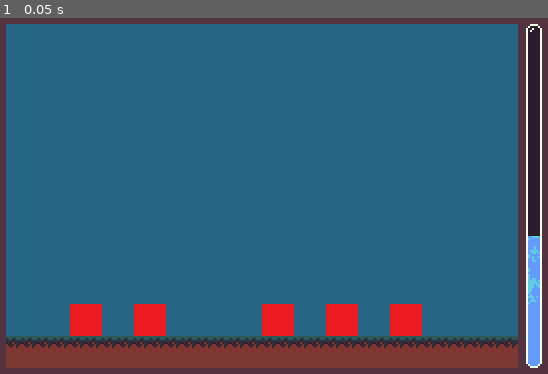
Above: before the commit, frame 1.
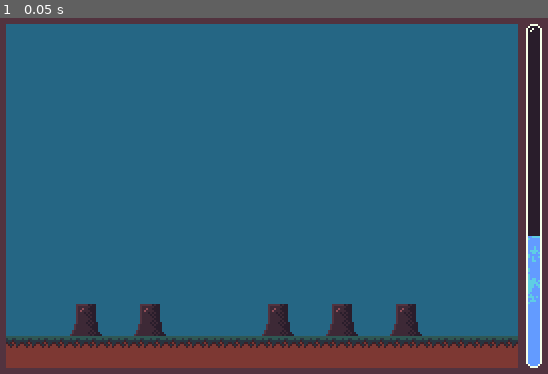
Above: after the commit, the same moment.

Repository: ayoreis/beneath-the-surface
Game: Godot game, scene res://ui.tscn
Two runs of this game, one before a commit and one after it. Both use one fixed random seed, a clock stepped at 60 frames per second and the inputs below.
Inputs:
- Up to frame 1 (0.05 s): no input

The runs differ from the first frame. In frame 1, 2.6% of the frame differs, in the area x 12-78%, y 80-90%.

Commit message:
trunk are not red

Diff:
--- a/main.tscn
+++ b/main.tscn
@@ -1,10 +1,11 @@
 [gd_scene format=4 uid="uid://c8yemmx6efk5x"]
 
-[ext_resource type="Script" uid="uid://bln5qskniio58" path="res://scene.gd" id="1_1bvp3"]
+[ext_resource type="Script" path="res://scene.gd" id="1_1bvp3"]
 [ext_resource type="Script" uid="uid://d4mepl6f4c8wh" path="res://camscroll.gd" id="1_ig7tw"]
-[ext_resource type="Script" uid="uid://p3d642dq8d8f" path="res://timemap.gd" id="2_0xm2m"]
+[ext_resource type="Script" path="res://timemap.gd" id="2_0xm2m"]
 [ext_resource type="Texture2D" uid="uid://igkx4gvepd13" path="res://pixil-frame-0(4).png" id="3_1bvp3"]
 [ext_resource type="Texture2D" uid="uid://biw1eqicrc7xp" path="res://terain.png" id="3_lquwl"]
+[ext_resource type="Texture2D" uid="uid://diypd4hvj0rty" path="res://resources/stump.png" id="4_kek77"]
 [ext_resource type="Texture2D" uid="uid://d3seqr2heepbg" path="res://pixil-frame-0(3).png" id="5_7mycd"]
 [ext_resource type="Script" uid="uid://bw6mcurm76s2x" path="res://trees.gd" id="6_272bh"]
 [ext_resource type="Texture2D" uid="uid://ddbtw2fyh61am" path="res://hub.png" id="8_5vw27"]
@@ -13,8 +14,13 @@
 texture = ExtResource("5_7mycd")
 0:0/0 = 0
 
+[sub_resource type="TileSetAtlasSource" id="TileSetAtlasSource_4c57u"]
+texture = ExtResource("4_kek77")
+0:0/0 = 0
+
 [sub_resource type="TileSet" id="TileSet_5vw27"]
 sources/0 = SubResource("TileSetAtlasSource_272bh")
+sources/1 = SubResource("TileSetAtlasSource_4c57u")
 
 [sub_resource type="TileSetAtlasSource" id="TileSetAtlasSource_lquwl"]
 texture = ExtResource("3_1bvp3")
--- a/trees.gd
+++ b/trees.gd
@@ -3,7 +3,7 @@
 func _ready() -> void:
 	for i in range(0, 21, 2):
 		if randi_range(0, 1) == 1:
-			set_cell(Vector2i(i, -1), 0, Vector2i(0, 0))
+			set_cell(Vector2i(i, -1), 1, Vector2i(0, 0))
 
 func gettree() -> Vector2i:
 	var mouse_pos = get_global_mouse_position()
